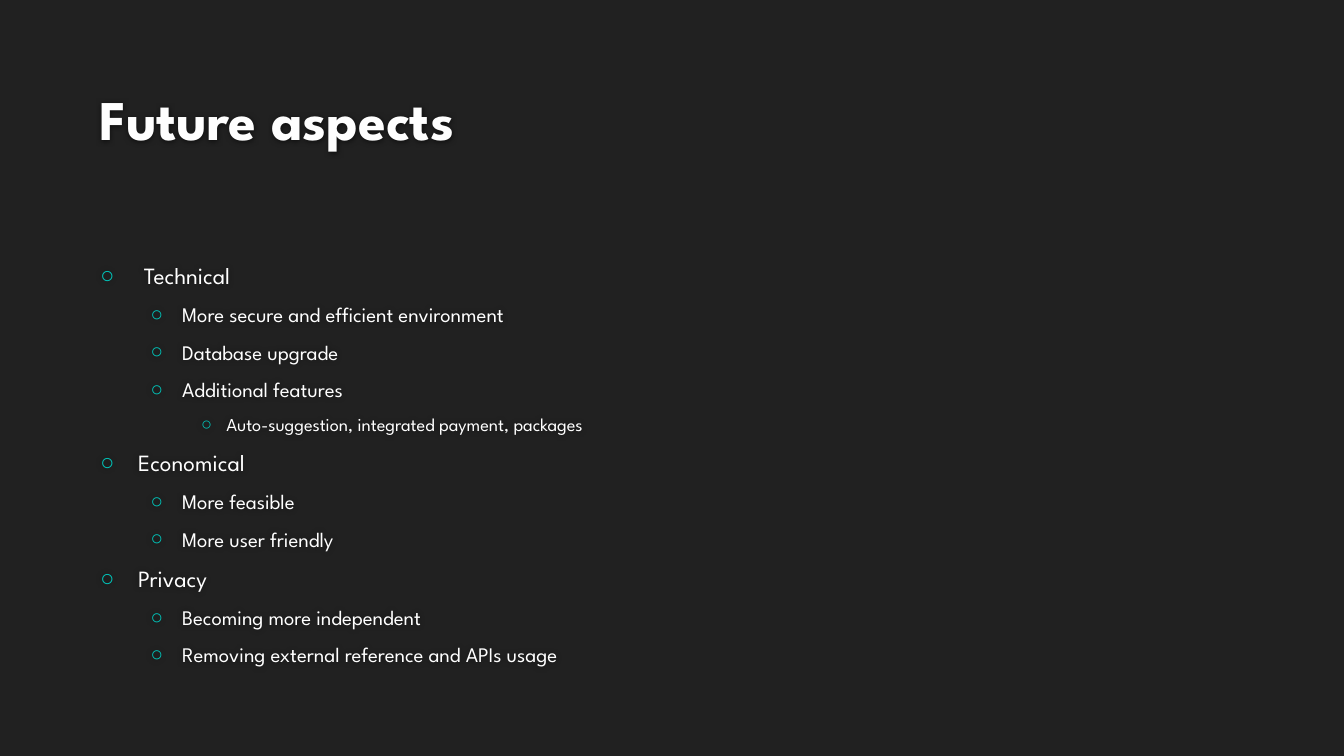
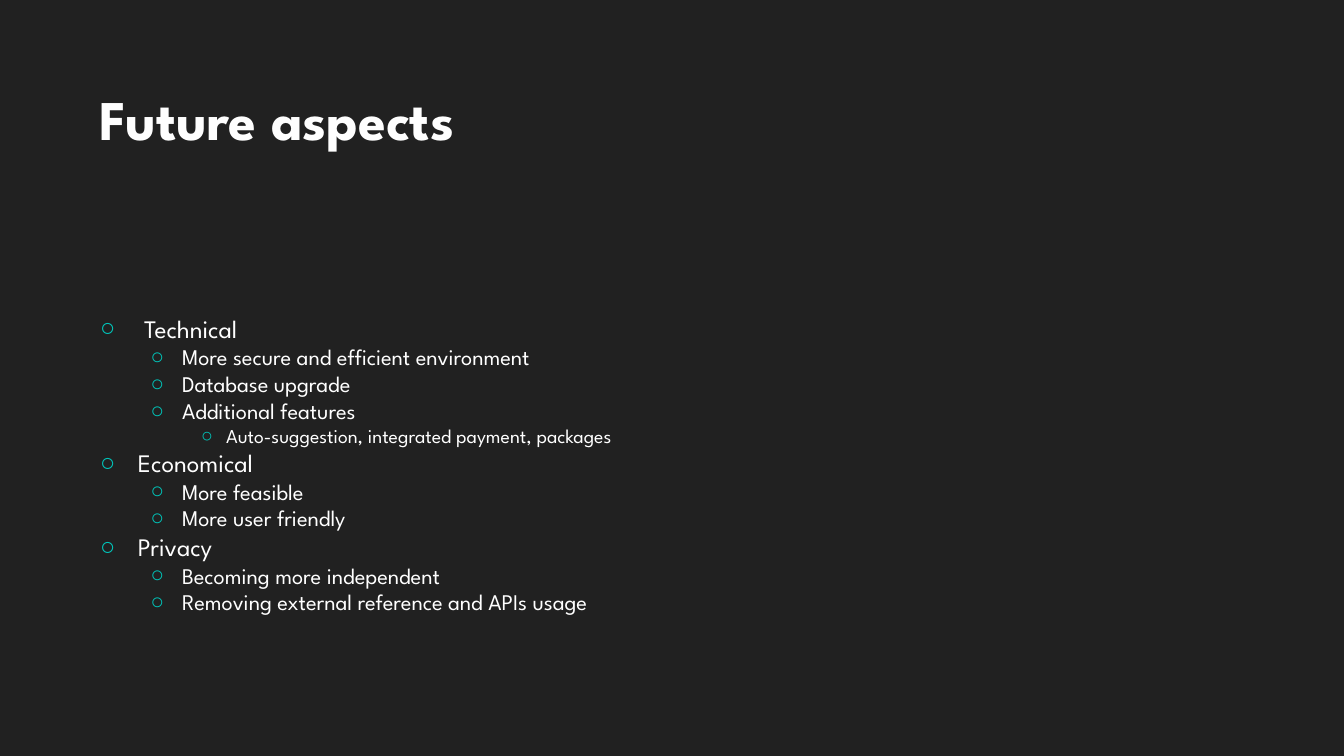
Before and after one commit to HalfMomentum/Belleza, a slide deck: slide 20 of Documentation/BELLZA WEBAPP.pptx. Drawn at 1344x756 pixels with LibreOffice and Linux fonts; fonts in the diff are those of the drawing; background and template pictures are left out. Boxes give left, top, right and bottom in pixels: in the first picture for what was removed or moved away, otherwise in the second. Text is boxed around its words. In the diff, an @@ line names an element or a change of style, - is before the commit and + after.

```diff
--- a/Documentation/BELLZA WEBAPP.pptx
+++ b/Documentation/BELLZA WEBAPP.pptx
@@ text "Technical" at bbox=[138, 320, 612, 615]: size 16.6 to 18 pt in "Technical", "Economical", "Privacy"; size 14.8 to 16 pt in "More secure and efficient environment", "Database upgrade", "Additional features", "More feasible" and 3 more places; size 12.9 to 14 pt in "Auto-suggestion, integrated payment, packages"; indent changed; less space between paragraphs @@
```
Also in this commit, not shown: 12 other slides changed, 24 other files.
